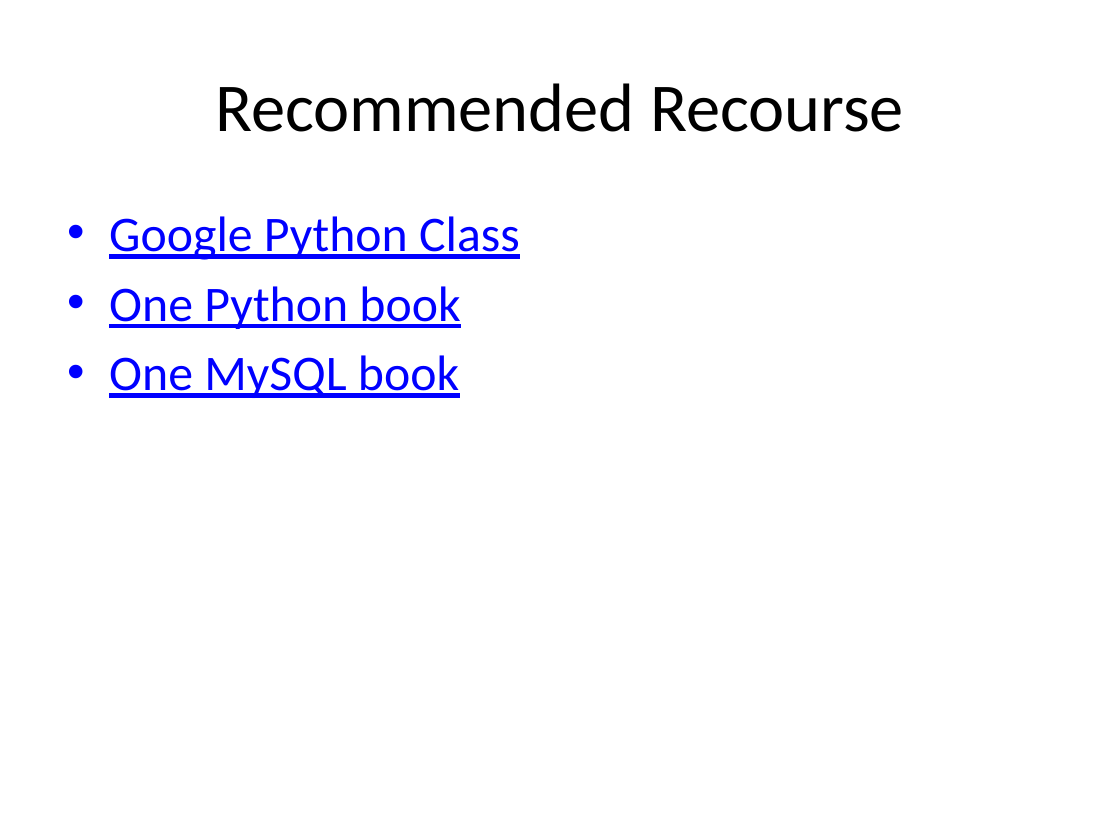
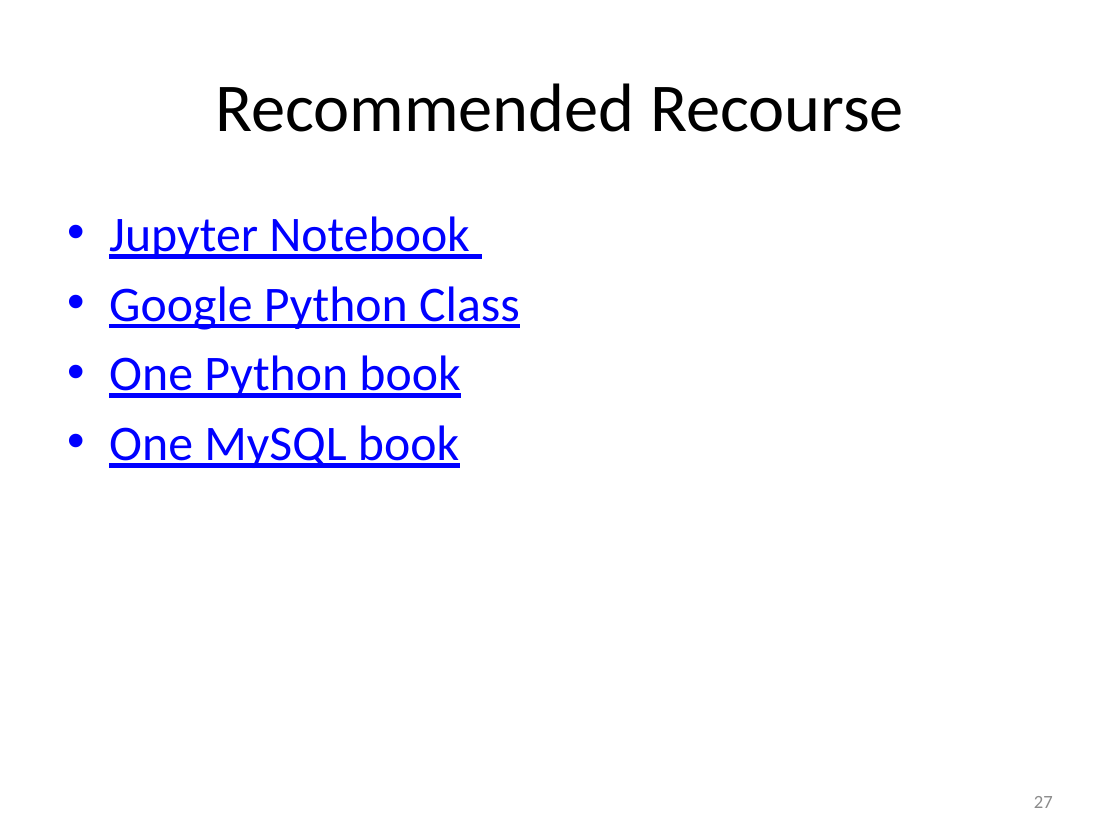
Before and after one commit to cniedotus/Python_scrape, a slide deck: slide 27 of Python Tutorial.pptx (slide 25 before the commit). Drawn at 1120x840 pixels with LibreOffice and Linux fonts; fonts in the diff are those of the drawing. Boxes give left, top, right and bottom in pixels: in the first picture for what was removed or moved away, otherwise in the second. Text is boxed around its words. In the diff, an @@ line names an element or a change of style, - is before the commit and + after.

```diff
--- a/Python Tutorial.pptx
+++ b/Python Tutorial.pptx
@@ text at <box>109,216,469,259</box>: paragraph added @@
+• Jupyter Notebook
@@ page number added at <box>1034,796,1053,808</box>, 12 pt, text #8C8C8C @@
+27
```
Also in this commit, not shown: 24 other slides changed, 4 slides added, 6 slides removed, 4 other files.
